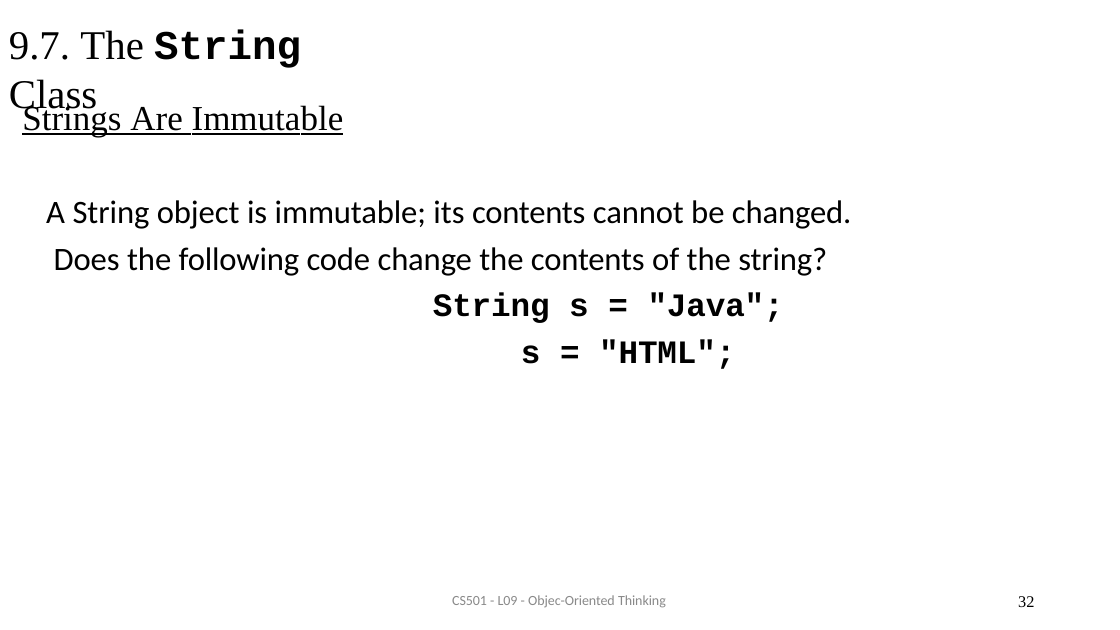
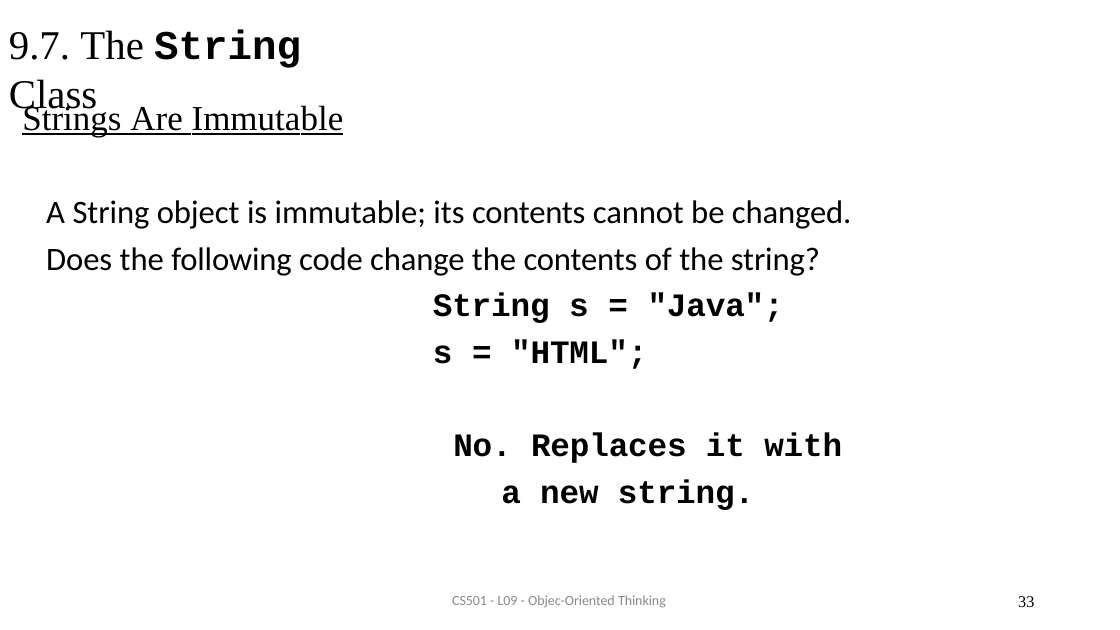
Before and after one commit to AughdonBreslin/CS501IntroToJava, a slide deck: slide 33 of Lectures/9_Object_Oriented_Programming.pptx (slide 32 before the commit). Drawn at 1120x630 pixels with LibreOffice and Linux fonts; fonts in the diff are those of the drawing. Boxes give left, top, right and bottom in pixels: in the first picture for what was removed or moved away, otherwise in the second. Text is boxed around its words. In the diff, an @@ line names an element or a change of style, - is before the commit and + after.

```diff
--- a/Lectures/9_Object_Oriented_Programming.pptx
+++ b/Lectures/9_Object_Oriented_Programming.pptx
@@ text at bbox=[433, 293, 842, 510]: text changed @@
-String s = "Java"; s = "HTML";
+String s = "Java";
+s = "HTML";
+No. Replaces it with a new string.
@@ page number at bbox=[1018, 596, 1034, 607]: text changed @@
-32
+33
```
Also in this commit, not shown: 10 other slides changed, 17 slides added, 8 slides removed, 4 other files.
